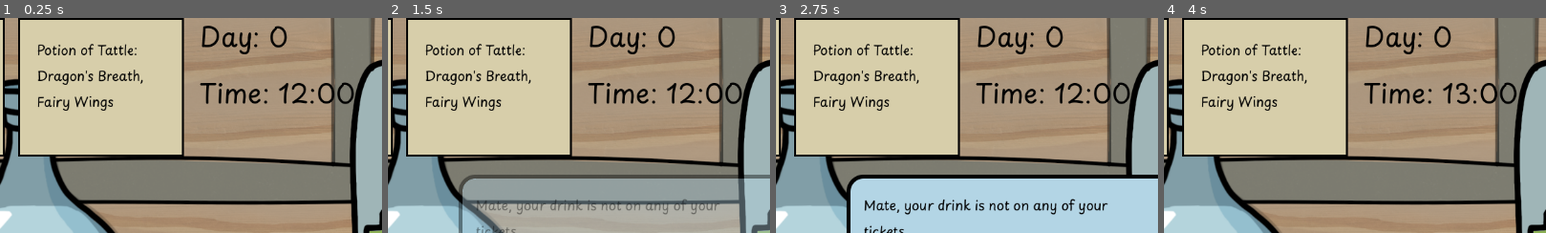
Above: before the commit, frames 1-4 (left to right).
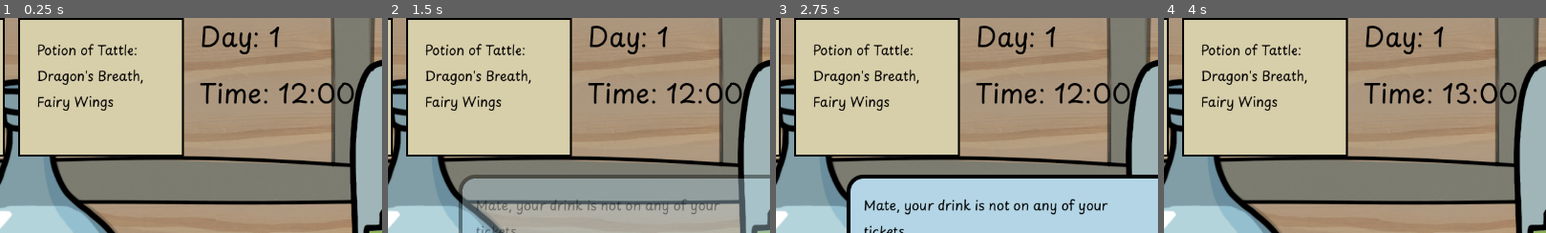
Above: after the commit, the same moments.

Repository: andreaTheCoder/MiniJam207Primal
Game: Godot game, scene res://scenes/shop.tscn
Same seed, same stepped clock (60 frames per second), same inputs: the game is played once before the commit and once after it. Sound files missing from this copy of the repository are replaced by a short silence.
Inputs (mouse positions are % of the whole screen's width and height, from its top left):
- Up to frame 1 (0.25 s): no input
- Up to frame 2 (1.5 s): tap Enter (ui_accept) at 0.5, 0.77, 1.25 s; move the mouse to (50, 62) at 0.52 s; press the mouse at (50, 62) at 0.53 s; move the mouse to (92, 89) at 1.27 s; release the mouse at (92, 89) at 1.28 s; click (92, 89) at 1.35 s
- Up to frame 3 (2.75 s): tap Enter (ui_accept) at 1.52 s; move the mouse to (70, 88) at 2.02 s; press the mouse at (70, 88) at 2.03 s
- Up to frame 4 (4 s): tap Enter (ui_accept) at 2.75, 3.02, 3.77 s; move the mouse to (28, 87) at 2.77 s; release the mouse at (28, 87) at 2.78 s; click (28, 87) at 2.85 s; move the mouse to (9, 86) at 3.52 s; press the mouse at (9, 86) at 3.53 s
The pictures show only the part of the screen within x 45-95%, y 2-52%; the shares and areas given below are measured in that part.

The runs differ from the first frame. In frame 1, 0.2% of the frame differs, in the area x 70-76%, y 3-14%; in frame 2, 0.2%; in frame 3, 0.2%; in frame 4, 0.2%.

Commit message:
day is now global and not 0 indexed

Diff:
--- a/scenes/ui.tscn
+++ b/scenes/ui.tscn
@@ -6,6 +6,9 @@
 
 [node name="Ui" type="CanvasLayer" unique_id=340363726]
 script = ExtResource("1_x4jx1")
+time = null
+day = null
+score = null
 
 [node name="Panel" type="Panel" parent="." unique_id=1760701443]
 visible = false
--- a/scripts/global.gd
+++ b/scripts/global.gd
@@ -8,6 +8,7 @@
 	DRIED_BLURPLEBERRY,
 	DRAGONS_BREATH
 }
+@export var day := 1
 var orders = []
 const POTION_HOME = Vector2(0,0)
 var mouse_dragging_item = null
--- a/scripts/ui.gd
+++ b/scripts/ui.gd
@@ -11,7 +11,6 @@
 const END_TIME = 24
 const END_DAY = 7
 @export var time := START_TIME
-@export var day := 0
 @export var score := 0
 
 # Called when the node enters the scene tree for the first time.
@@ -57,15 +56,15 @@
 	time_label.text = time_text
 
 func set_day():
-	var day_text = "Day: " + str(day)
+	var day_text = "Day: " + str(Global.day)
 	day_label.text = day_text
 
 func a_new_day():
 	await fade.fade(1, 2.5).finished
-	if day < END_DAY:
+	if Global.day < END_DAY:
 		time = START_TIME
 		set_time()
-		day += 1
+		Global.day += 1
 		set_day()
 		Global.potion.potion_liquid.hide()
 		for orders in Global.orders:
